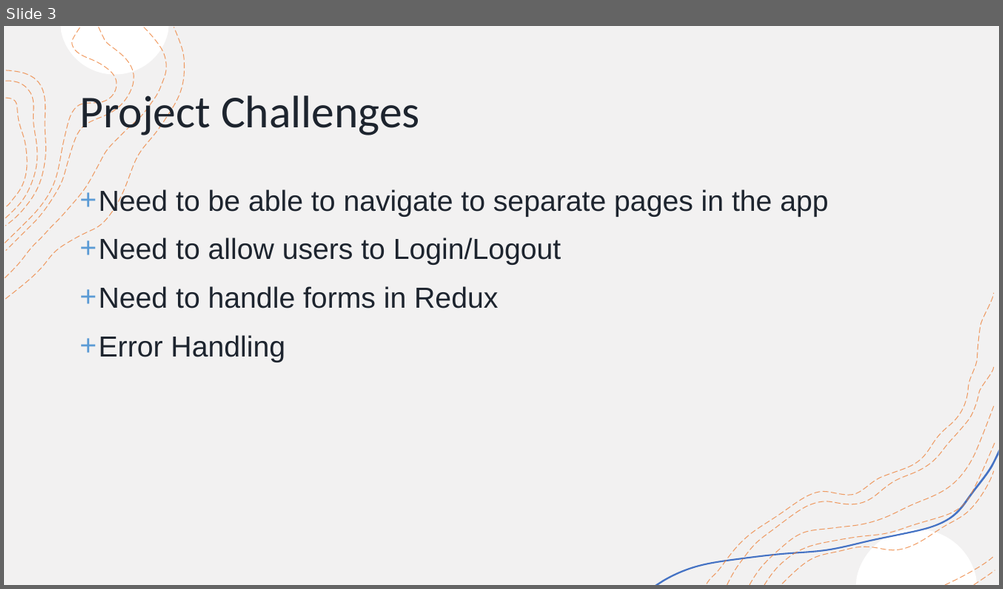
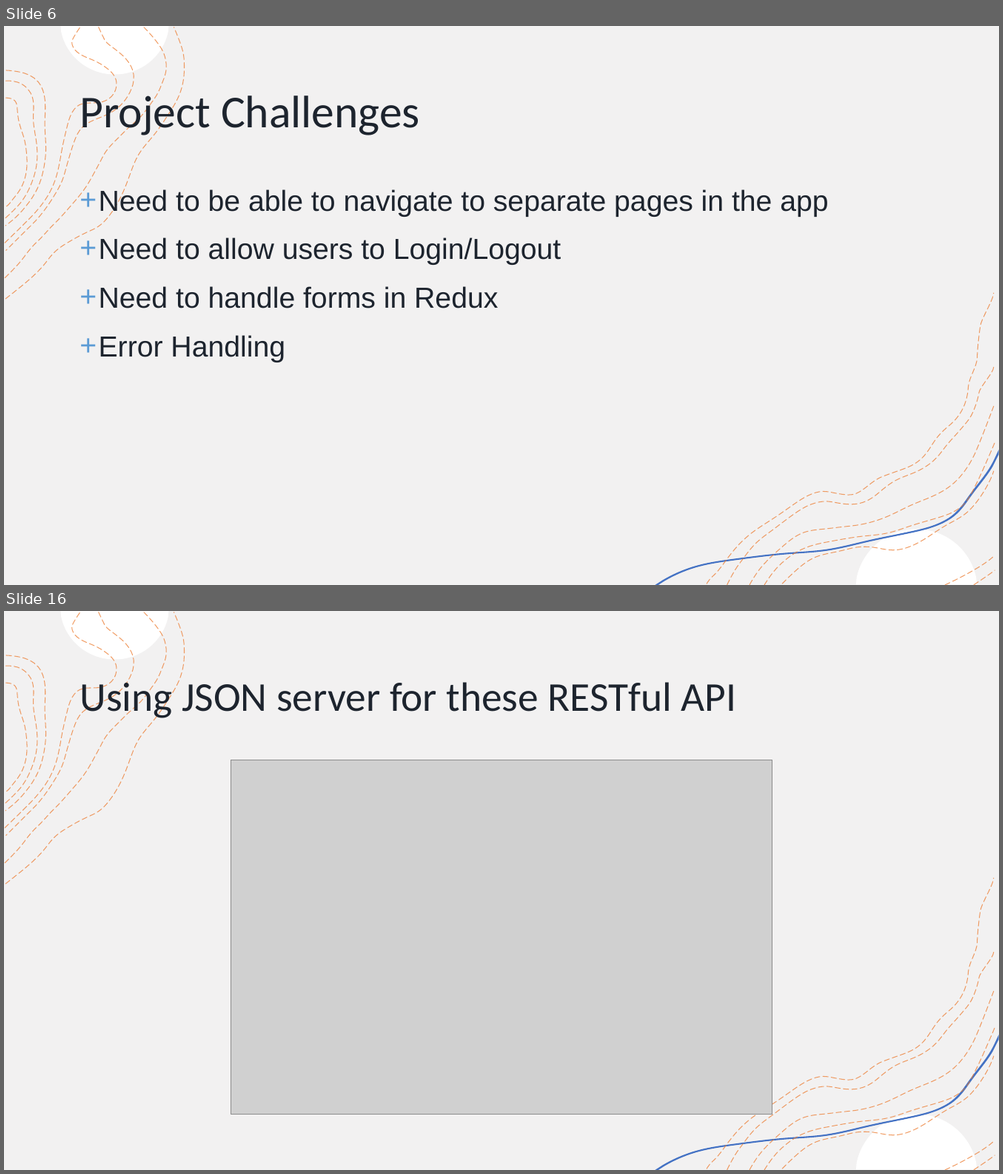
Before and after one commit to SudarshanSuryaprakash/ASM, a slide deck: ProjectPresentation.pptx. Shown one above the other, each under a label of ours: slide 3 before the commit, slides 6 and 16 after it; the slides between them are not shown. The pictures are 1003x589 and 1003x1174 pixels, drawn with LibreOffice and Linux fonts; fonts in the diff are those of the drawing; grey boxes stand for pictures. Boxes give left, top, right and bottom in pixels: in the first picture for what was removed or moved away, otherwise in the second. Text is boxed around its words. In the diff, an @@ line names an element or a change of style, - is before the commit and + after.

Commit message:
presentation & api server

```diff
--- a/ProjectPresentation.pptx
+++ b/ProjectPresentation.pptx
@@ slide 16 added at (4, 611, 999, 1170), background #FFFFFF; not listed: 18 template elements that a slide beside it also shows @@
@@ title added at (79, 677, 737, 721), 39.6 pt, text #1D242E @@
+Using JSON server for these RESTful API
@@ picture added at (231, 760, 771, 1116) @@
@@ what was slide 3 is now slide 6 @@
```
Also in this commit, not shown: 1 slide changed, 12 other slides added, 1 slide removed, 4 other files.
